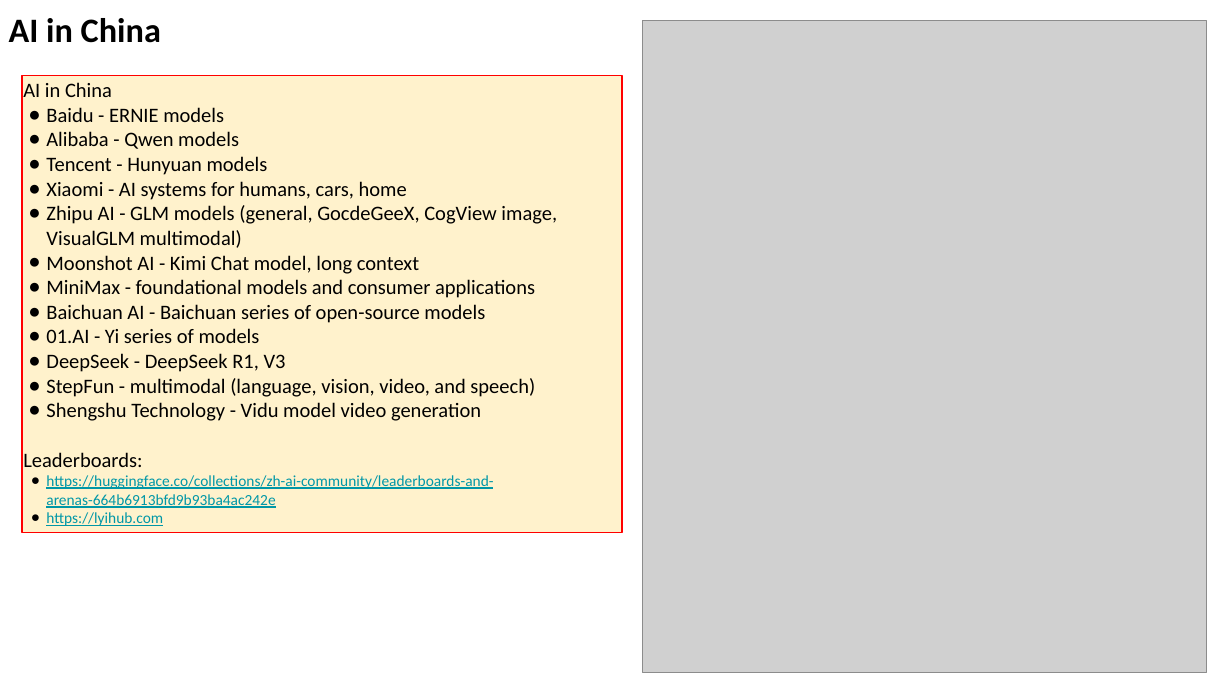
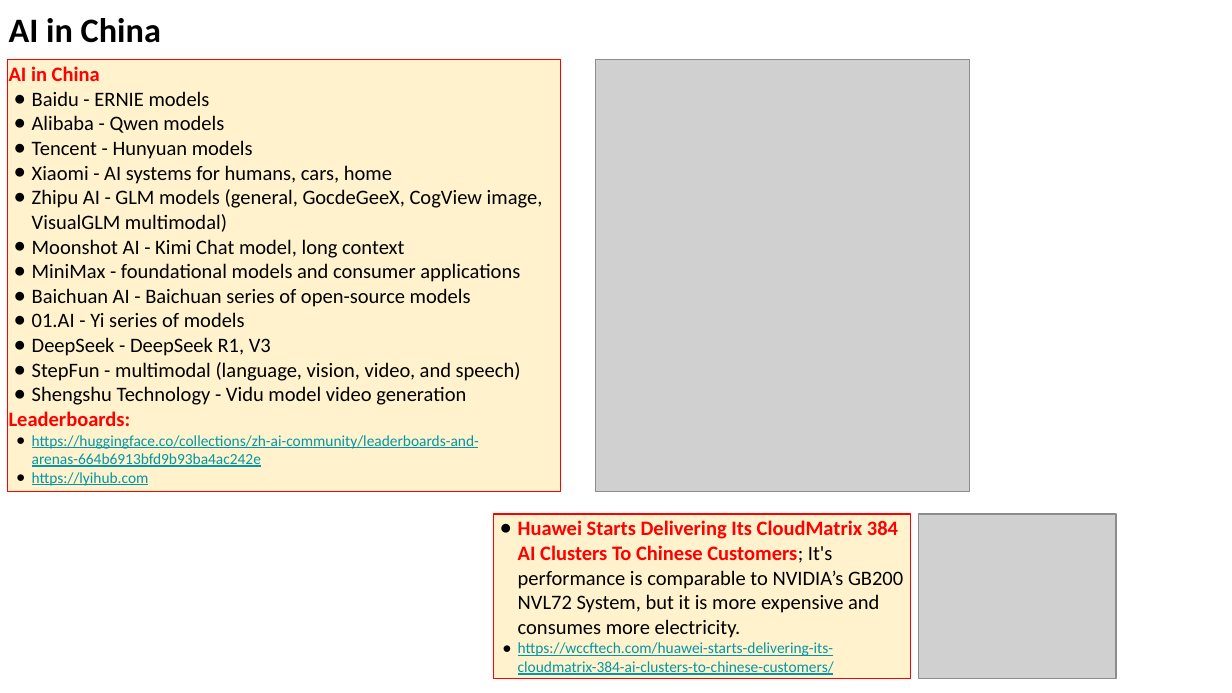
Before and after one commit to lselector/seminar, a slide deck: slide 10 of 2025/2025-05-02-AI-Updates.pptx (slide 9 before the commit). Drawn at 1232x693 pixels with LibreOffice and Linux fonts; fonts in the diff are those of the drawing; grey boxes stand for pictures. Boxes give left, top, right and bottom in pixels: in the first picture for what was removed or moved away, otherwise in the second. Text is boxed around its words. In the diff, an @@ line names an element or a change of style, - is before the commit and + after.

```diff
--- a/2025/2025-05-02-AI-Updates.pptx
+++ b/2025/2025-05-02-AI-Updates.pptx
@@ picture removed at [642,21,1206,673] @@
@@ rectangle "AI in China": place and size @@
-rectangle "AI in China" at [22,76,622,533]
+rectangle "AI in China" at [7,60,561,492]
@@ text in rectangle at [9,66,131,426]: text colour #000000 to #FF0000, bold on in "AI in China", "Leaderboards:" @@
@@ picture added at [596,60,970,492] @@
@@ rectangle added at [494,514,910,678], fill #FFF2CC, outline #FF0000 0.75 pt, 12 pt, text #000000 @@
+● Huawei Starts Delivering Its CloudMatrix 384 AI Clusters To Chinese Customers; It's performance is comparable to NVIDIA’s GB200 NVL72 System, but it is more expensive and consumes more electricity.
+● https://wccftech.com/huawei-starts-delivering-its-cloudmatrix-384-ai-clusters-to-chinese-customers/
@@ picture added at [918,514,1116,678] @@
```
Also in this commit, not shown: 6 other slides changed, 4 slides added.
